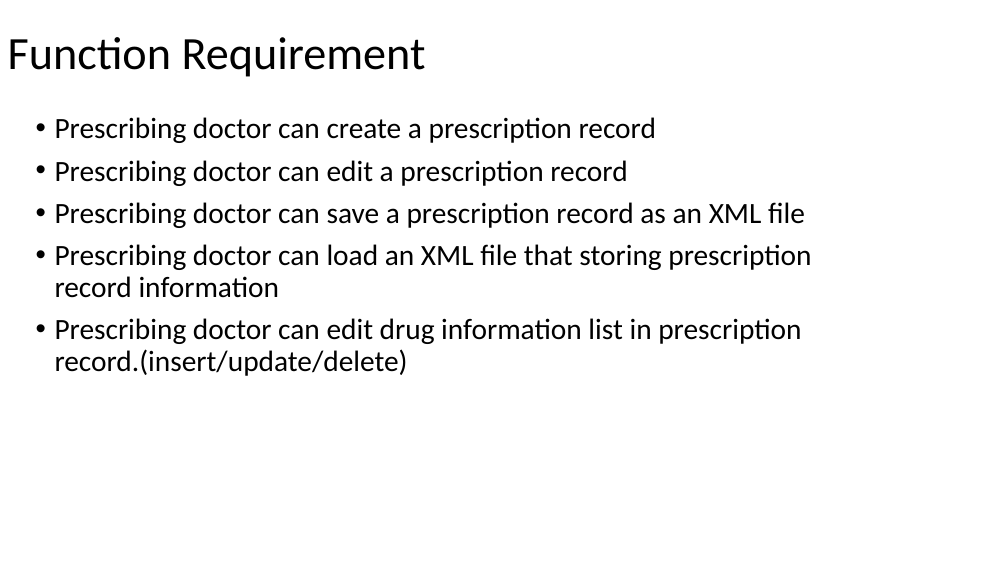
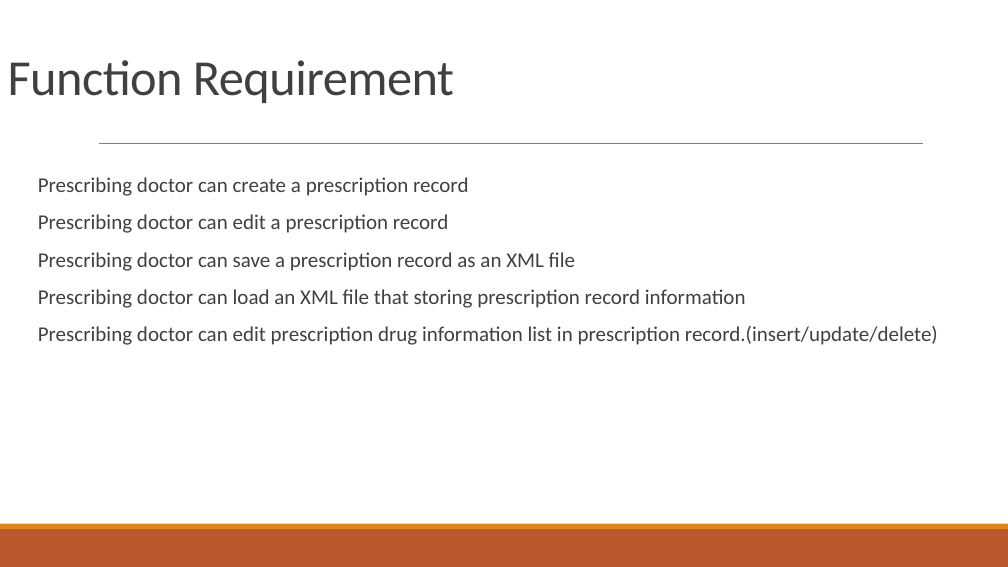
Before and after one commit to MRMRMRMayInternship/metarial, a slide deck: slide 5 of srs/Report.pptx. Drawn at 1008x567 pixels with LibreOffice and Linux fonts; fonts in the diff are those of the drawing. Boxes give left, top, right and bottom in pixels: in the first picture for what was removed or moved away, otherwise in the second. Text is boxed around its words. In the diff, an @@ line names an element or a change of style, - is before the commit and + after.

```diff
--- a/srs/Report.pptx
+++ b/srs/Report.pptx
@@ title "Function Requirement" at bbox=[8, 60, 454, 103]: size 44 to 48 pt, text colour #000000 to #404040, letter spacing 0 to -0.5 pt; line spacing 0.9 to 0.85; vertical alignment middle to bottom @@
@@ line added from (99, 144) to (923, 144), #808080 0.5 pt @@
@@ text "Prescribing doctor can create a ...": place and size @@
-text "Prescribing doctor can create a ..." at bbox=[55, 117, 811, 376]
+text "Prescribing doctor can create a ..." at bbox=[38, 177, 938, 345]
@@ text at bbox=[38, 177, 746, 308]: size 28 to 20 pt, text colour #000000 to #404040 in "Prescribing doctor can create a prescription record", "Prescribing doctor can edit a prescription record", "Prescribing doctor can save a prescription record ...", "Prescribing doctor can load an XML file ..."; bullet • to  ; more space between paragraphs @@
@@ text at bbox=[38, 326, 938, 345]: text changed; size 28 to 20 pt; text colour #000000 to #404040 @@
-• Prescribing doctor can edit drug information list in prescription record.(insert/update/delete)
+  Prescribing doctor can edit prescription drug information list in prescription record.(insert/update/delete)
@@ rectangle added at bbox=[0, 529, 1008, 567], fill #BD582C @@
@@ rectangle added at bbox=[0, 524, 1008, 529], fill #E48312 @@
```
Also in this commit, not shown: 15 other slides changed, 3 slides added, 2 slides removed, 6 other files.
